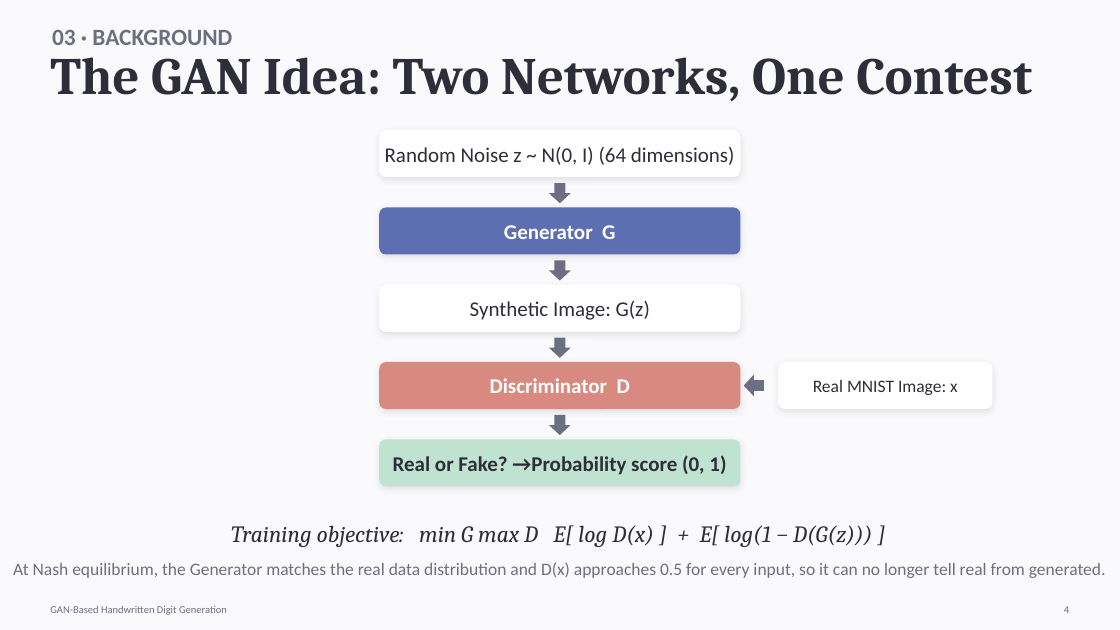
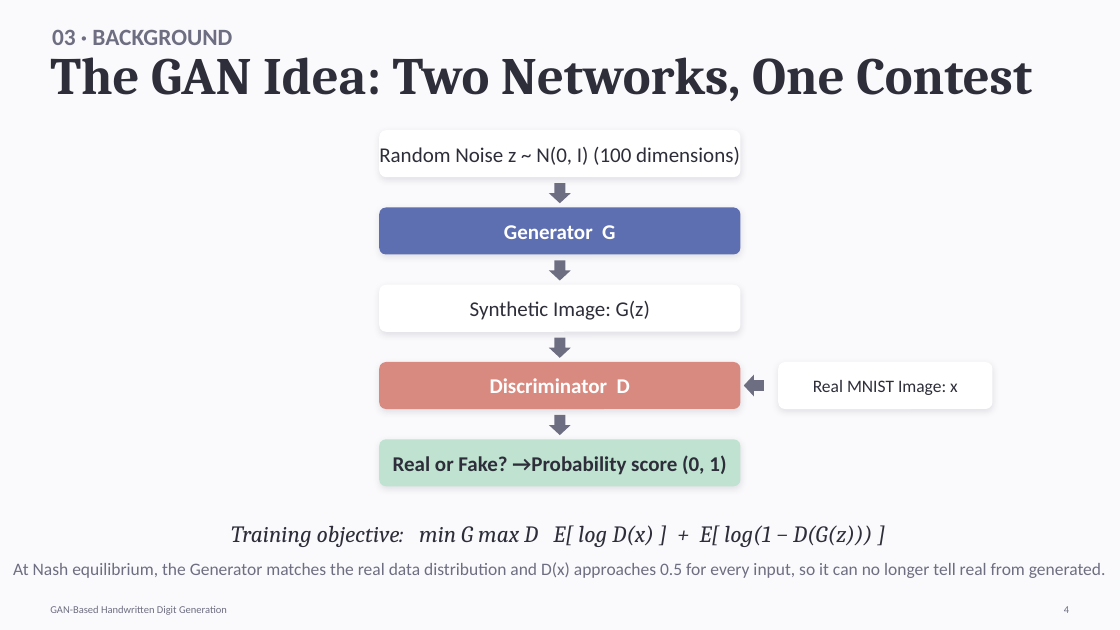
Before and after one commit to Stoobyy/gan-handwriting, a slide deck: slide 4 of Presentation PPT/Presentation PPT.pptx. Drawn at 1120x630 pixels with LibreOffice and Linux fonts; fonts in the diff are those of the drawing. Boxes give left, top, right and bottom in pixels: in the first picture for what was removed or moved away, otherwise in the second. Text is boxed around its words. In the diff, an @@ line names an element or a change of style, - is before the commit and + after.

```diff
--- a/Presentation PPT/Presentation PPT.pptx
+++ b/Presentation PPT/Presentation PPT.pptx
@@ text at bbox=[379, 147, 740, 165]: text changed @@
-Random Noise z ~ N(0, I) (64 dimensions)
+Random Noise z ~ N(0, I) (100 dimensions)
```
Also in this commit, not shown: 11 other slides changed, 14 other files.
